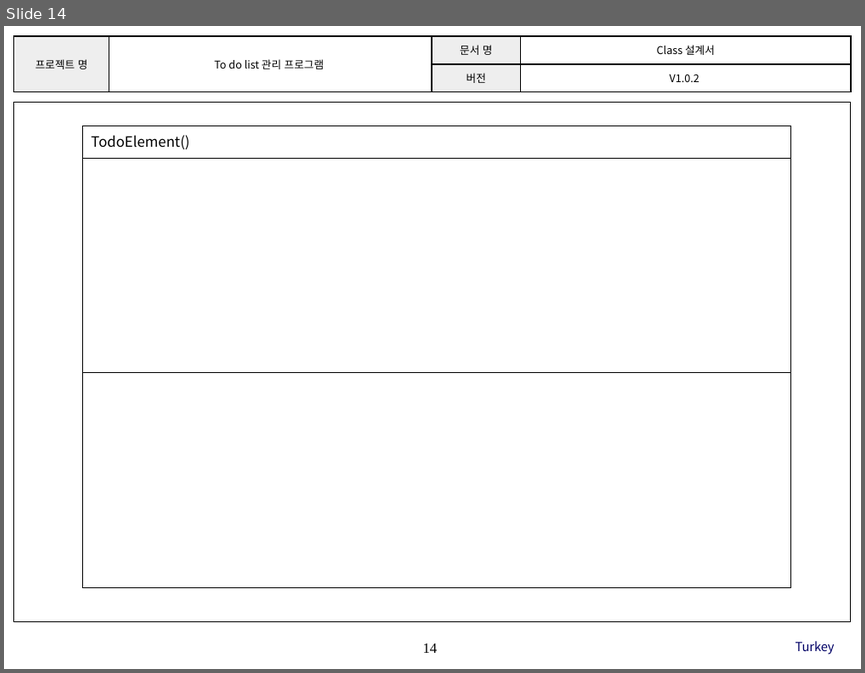
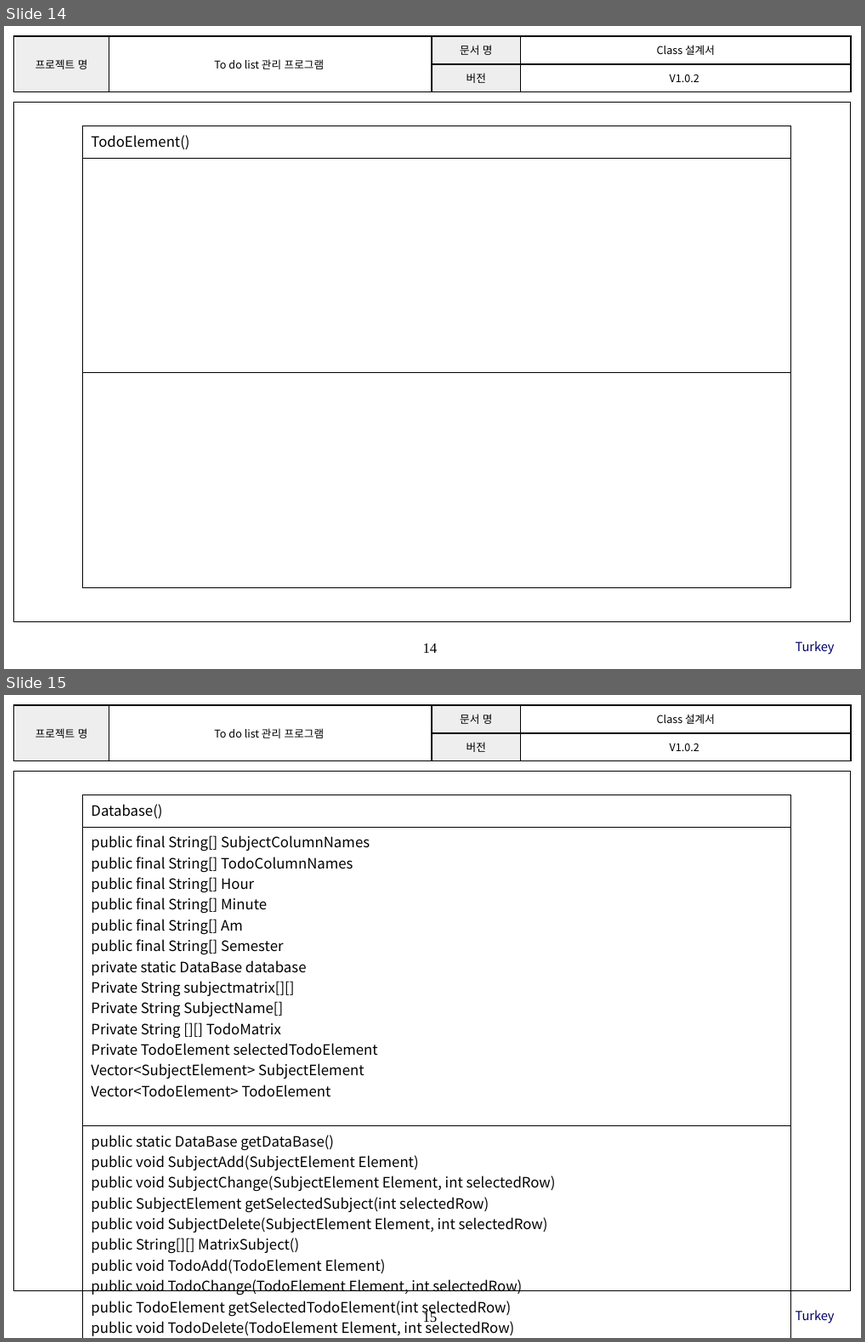
Before and after one commit to SE-admin/7, a slide deck: doc/3_ 설계서/Class Design.pptx. Shown one above the other, each under a label of ours: slide 14 before the commit, slides 14 and 15 after it. The pictures are 865x673 and 865x1342 pixels, drawn with LibreOffice and Linux fonts; fonts in the diff are those of the drawing; background and template pictures are left out. Boxes give left, top, right and bottom in pixels: in the first picture for what was removed or moved away, otherwise in the second. Text is boxed around its words. In the diff, an @@ line names an element or a change of style, - is before the commit and + after.

Commit message:
3_설계서 |doc |DataBase클래스 추가

```diff
--- a/doc/3_ 설계서/Class Design.pptx
+++ b/doc/3_ 설계서/Class Design.pptx
@@ slide 15 added at bbox=[4, 695, 861, 1338], background #FFFFFF; not listed: 3 template elements that a slide beside it also shows @@
@@ table added at bbox=[83, 795, 790, 1338], 3 rows, 1 columns @@
+Database()
+public final String[] SubjectColumnNames / public final String[] TodoColumnNames public final String[] Hour / public final String[] Minute / public final String[] Am / public final String[] Semester / private static DataBase database / Private String subjectmatrix[][] / Private String SubjectName[] / Private String [][] TodoMatrix / Private TodoElement selectedTodoElement / Vector<SubjectElement> SubjectElement / Vector<TodoElement> TodoElement
+public static DataBase getDataBase() / public void SubjectAdd(SubjectElement Element) / public void SubjectChange(SubjectElement Element, int selectedRow) / public SubjectElement getSelectedSubject(int selectedRow) / public void SubjectDelete(SubjectElement Element, int selectedRow) / public String[][] MatrixSubject() / public void TodoAdd(TodoElement Element) / public void TodoChange(TodoElement Element, int selectedRow) / public TodoElement getSelectedTodoElement(int selectedRow) / public void TodoDelete(TodoElement Element, int selectedRow) / public String[][] MatrixTodoElement()
@@ text added at bbox=[795, 1310, 834, 1323], 10.5 pt, text #000066 @@
+Turkey
```
Also in this commit, not shown: 1 slide changed, 1 slide removed.
